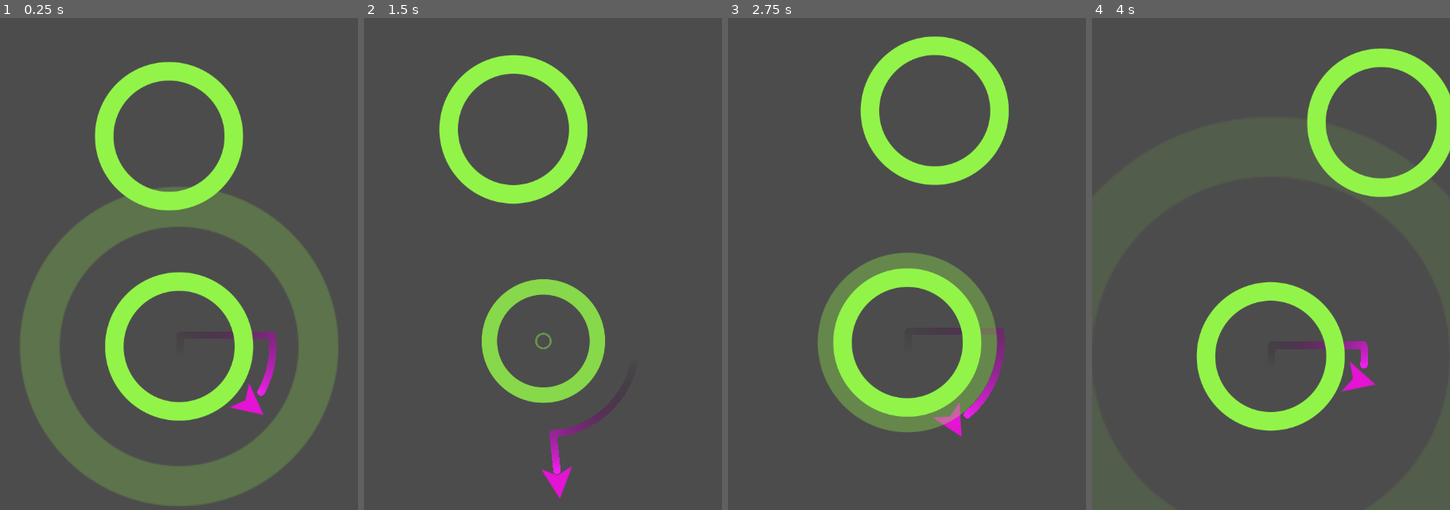
Above: before the commit, frames 1-4 (left to right).
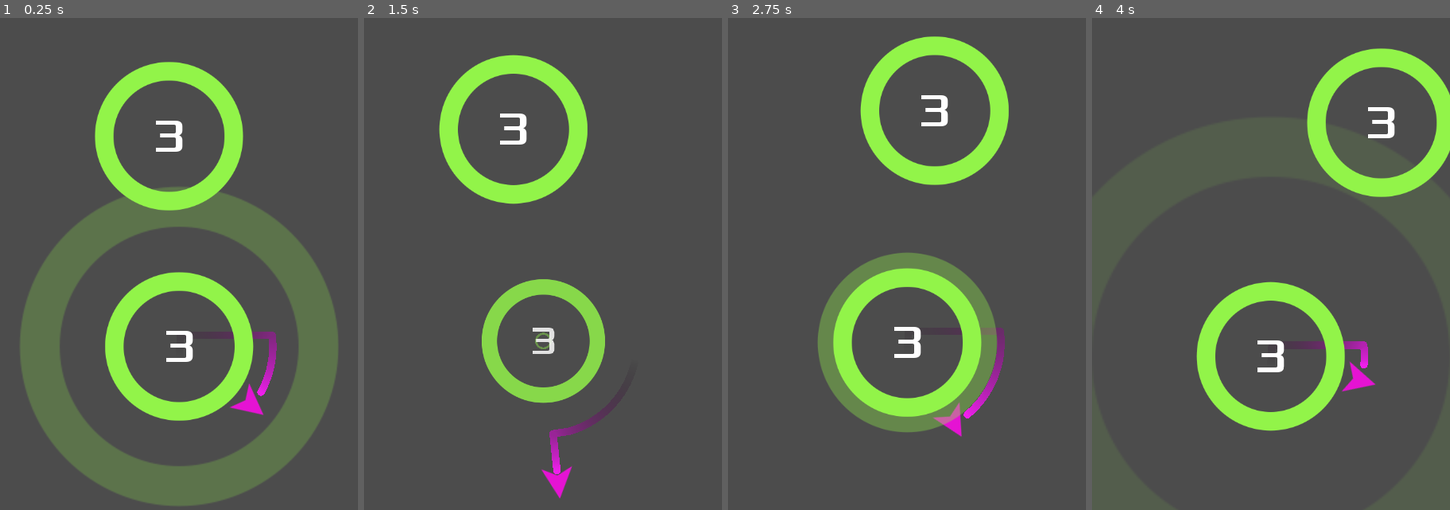
Above: after the commit, the same moments.

Repository: jagc/circleJump
Game: Godot game, scene res://objects/main.tscn
The game is run twice, just before and just after one commit, with the same random seed, the same clock (stepped at 60 frames per second) and the same inputs.
Inputs (mouse positions are in pixels of both pictures, inside the frame that each line leads up to):
- Up to frame 1 (0.25 s): no input
- Up to frame 2 (1.5 s): move the mouse to (621, 160) at 0.52 s; click (621, 160) at 0.67 s; move the mouse to (471, 224) at 1.27 s; click (471, 224) at 1.42 s
- Up to frame 3 (2.75 s): move the mouse to (942, 52) at 2.02 s; click (942, 52) at 2.17 s
- Up to frame 4 (4 s): move the mouse to (1253, 318) at 2.77 s; click (1253, 318) at 2.92 s; move the mouse to (1378, 288) at 3.52 s; click (1378, 288) at 3.67 s

The runs differ from the first frame. In frame 1, 0.5% of the frame differs, in the area x 43-54%, y 20-70%; in frame 2, 0.4%; in frame 3, 0.5%; in frame 4, 0.5%, in the area x 46-85%, y 18-73%.

Commit message:
added capability of jumper/player to die added circle modes:   - static   - limited added circle counter type a.k.a. 'LIMITED' mode added a way for circle to get jumper position

Diff:
--- a/objects/circle.tscn
+++ b/objects/circle.tscn
@@ -1,8 +1,9 @@
-[gd_scene load_steps=8 format=2]
+[gd_scene load_steps=10 format=2]
 
 [ext_resource path="res://scripts/circle.gd" type="Script" id=1]
 [ext_resource path="res://objects/color.shader" type="Shader" id=2]
 [ext_resource path="res://assets/images/circle1_n.png" type="Texture" id=3]
+[ext_resource path="res://assets/fonts/Xolonium-Regular.ttf" type="DynamicFontData" id=4]
 
 [sub_resource type="ShaderMaterial" id=1]
 shader = ExtResource( 2 )
@@ -52,8 +53,7 @@
 "values": [ Color( 1, 1, 1, 0 ), Color( 1, 1, 1, 0.498039 ) ]
 }
 
-[sub_resource type="Animation" id=3]
-resource_name = "implode"
+[sub_resource type="Animation" id=4]
 length = 0.4
 tracks/0/type = "value"
 tracks/0/path = NodePath(".:scale")
@@ -80,6 +80,10 @@
 "values": [ Color( 1, 1, 1, 1 ), Color( 1, 1, 1, 0 ) ]
 }
 
+[sub_resource type="DynamicFont" id=5]
+size = 64
+font_data = ExtResource( 4 )
+
 [node name="circle" type="Area2D"]
 script = ExtResource( 1 )
 
@@ -102,5 +106,19 @@
 [node name="orbitPosition" type="Position2D" parent="pivot"]
 
 [node name="AnimationPlayer" type="AnimationPlayer" parent="."]
-anims/capture = SubResource( 4 )
-anims/implode = SubResource( 3 )
+anims/capture = SubResource( 3 )
+anims/implode = SubResource( 4 )
+
+[node name="Label" type="Label" parent="."]
+anchor_left = 0.5
+anchor_top = 0.5
+anchor_right = 0.5
+anchor_bottom = 0.5
+margin_left = -22.5
+margin_top = -39.0
+margin_right = 22.5
+margin_bottom = 39.0
+custom_fonts/font = SubResource( 5 )
+text = "3"
+align = 1
+valign = 1
--- a/scripts/circle.gd
+++ b/scripts/circle.gd
@@ -8,10 +8,17 @@
 #onready var jumper = $"/root/main/jumper"
 #onready var jumper = get_parent().get_node("jumper")
 
+enum MODES {STATIC, LIMITED}
 var radius = 100
 var rotationSpeed = PI
+var mode = MODES.STATIC
+var numOrbits = 3
+var currentOrbits = 0
+var orbitStart = null
+var jumper = null
 
-func init(_position, jumperIsRotatingClockwise, _radius = radius):
+func init(_position, jumperIsRotatingClockwise, _radius = radius, _mode = MODES.LIMITED):
+	setMode(_mode)
 	position = _position
 	radius = _radius
 	$CollisionShape2D.shape = $CollisionShape2D.shape.duplicate()
@@ -28,13 +35,38 @@
 	# using this instead to determine rotation, though.
 	rotationSpeed *= jumperIsRotatingClockwise
 
+func setMode(_mode):
+	mode = _mode
+	match mode:
+		MODES.STATIC:
+			$Label.hide()
+		MODES.LIMITED:
+			currentOrbits = numOrbits
+			$Label.text = str(currentOrbits)
+			$Label.show()
+
 func _process(delta):
 	$pivot.rotation += rotationSpeed * delta
+	if mode == MODES.LIMITED and jumper:
+		checkOrbits()
+
+func checkOrbits():
+	if abs($pivot.rotation - orbitStart) > 2 * PI:
+		currentOrbits -= 1
+		$Label.text = str(currentOrbits)
+		if currentOrbits <= 0:
+			jumper.die()
+			jumper = null
+			implode()
+		orbitStart = $pivot.rotation
 
 func implode():
 	$AnimationPlayer.play('implode')
 	yield($AnimationPlayer, "animation_finished")
 	queue_free()
 
-func capture():
+func capture(target):
+	jumper = target
 	$AnimationPlayer.play("capture")
+	$pivot.rotation = (jumper.position - position).angle()
+	orbitStart = $pivot.rotation
--- a/scripts/jumper.gd
+++ b/scripts/jumper.gd
@@ -46,11 +46,14 @@
 	else:
 		trail.add_point(position)
 
-
 	if target:
 		transform = target.orbitPosition.global_transform
 	else:
 		position += velocity * delta
+
+func die():
+	target = null
+	queue_free()
 
 func _on_VisibilityNotifier2D_viewport_exited(_viewport):
 	call_deferred("_reloadMainScene")
--- a/scripts/main.gd
+++ b/scripts/main.gd
@@ -29,6 +29,6 @@
 
 func _on_Jumper_captured(object, isRotatingClockwise):
 	$Camera2D.position = object.position
-	object.capture()
+	object.capture(player)
 	jumperIsRotatingClockwise = isRotatingClockwise
 	call_deferred("spawnCircle")
Not shown: 1 places in objects/circle.tscn that only renumber resources
